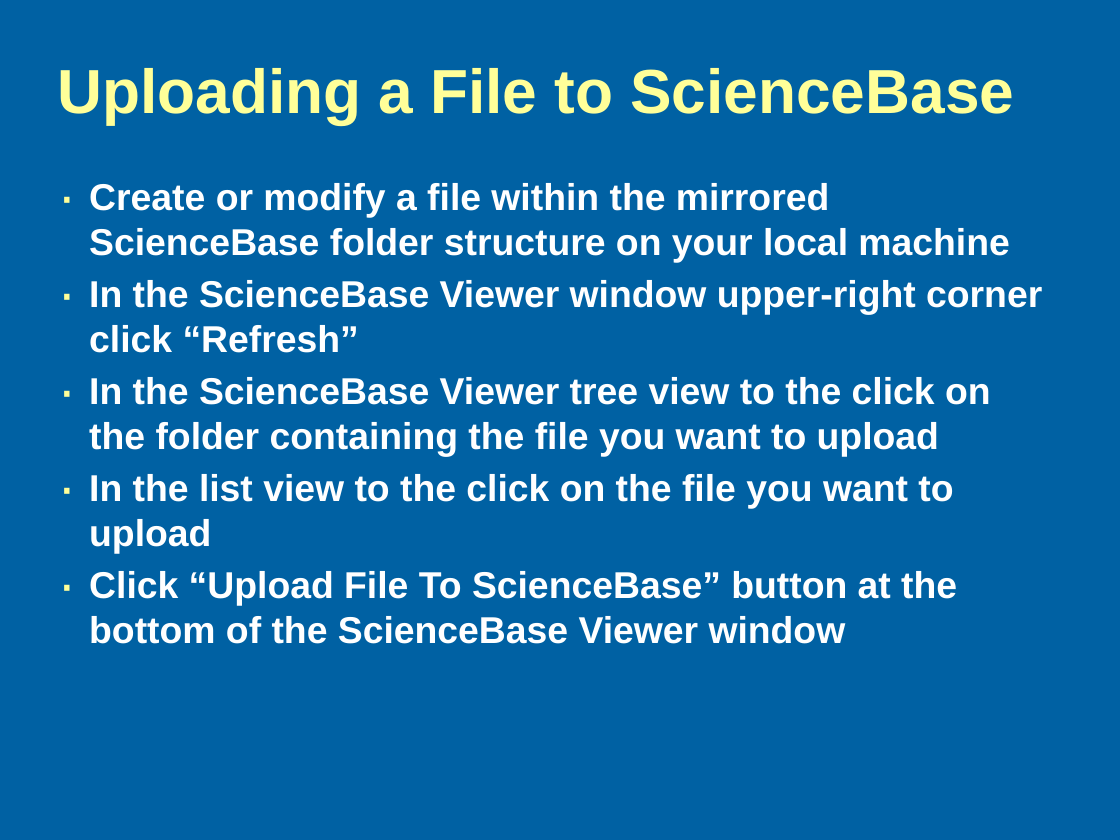
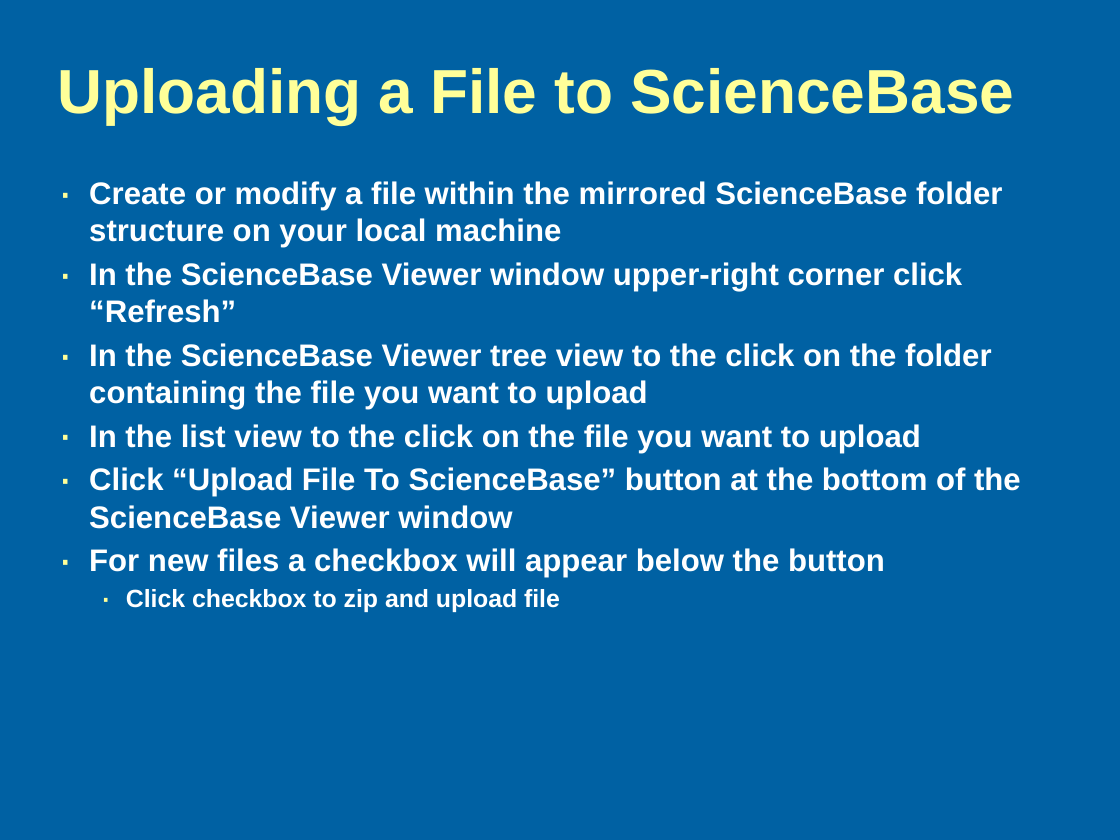
Before and after one commit to galengorski/CAWSC_WaterUse, a slide deck: slide 9 of etc/sciencebase/SBSync_Demo.pptx. Drawn at 1120x840 pixels with LibreOffice and Linux fonts; fonts in the diff are those of the drawing; background and template pictures are left out. Boxes give left, top, right and bottom in pixels: in the first picture for what was removed or moved away, otherwise in the second. Text is boxed around its words. In the diff, an @@ line names an element or a change of style, - is before the commit and + after.

Commit message:
Version 0.1.1.
* Added ability to zip and unzip file for compression.
* Added sorting of files and folders alphabetically
* Added yaml file for environment scripts have been tested in

```diff
--- a/etc/sciencebase/SBSync_Demo.pptx
+++ b/etc/sciencebase/SBSync_Demo.pptx
@@ text at box(89, 181, 1021, 529): size 24 to 20 pt in "Create or modify a file within the ...", "In the ScienceBase Viewer window upper-right corner ...", "In the ScienceBase Viewer tree view to ...", "In the list view to the click ..." and 1 more places @@
@@ text at box(89, 548, 885, 612): paragraphs added @@
+· For new files a checkbox will appear below the button
+  · Click checkbox to zip and upload file
```
Also in this commit, not shown: 1 other slide changed, 4 other files.
